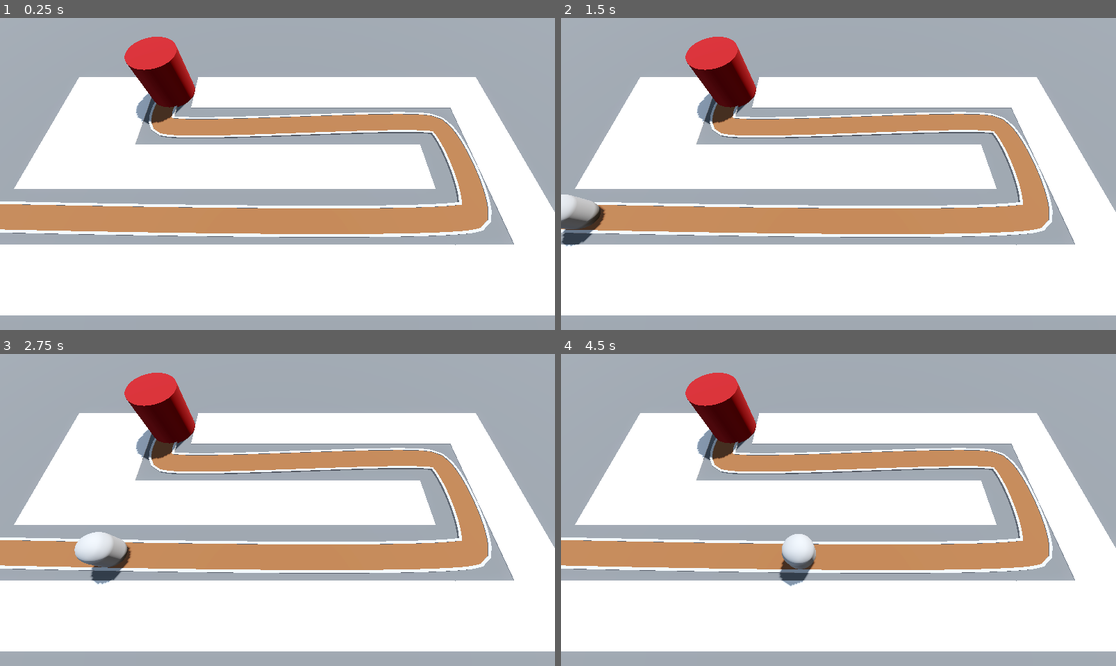
Above: before the commit, frames 1-4 (two rows, left to right).
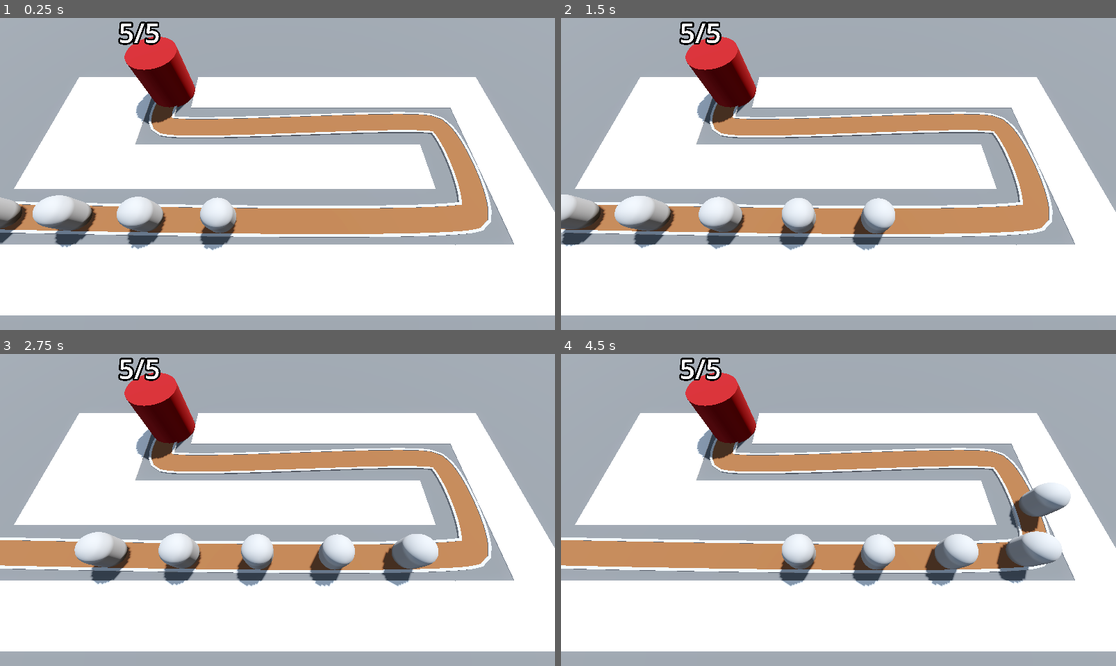
Above: after the commit, the same moments.

Repository: ellebell43/barbarian-blaster
Game: Godot game, scene res://scenes/base-level.tscn
The game is run twice, just before and just after one commit, with the same random seed, the same clock (stepped at 60 frames per second) and the same inputs.
Inputs:
- Up to frame 1 (0.25 s): no input
- Up to frame 2 (1.5 s): no input
- Up to frame 3 (2.75 s): no input
- Up to frame 4 (4.5 s): no input

The runs differ from the first frame. In frame 1, 3.9% of the frame differs, in the area x 0-43%, y 1-75%; in frame 2, 4.1%; in frame 3, 4.0%; in frame 4, 4.4%, in the area x 21-92%, y 1-75%.

Commit message:
stuff
meh

Diff:
--- a/scenes/base-level.tscn
+++ b/scenes/base-level.tscn
@@ -1,6 +1,7 @@
-[gd_scene load_steps=12 format=3 uid="uid://b3ubn7cgwsnof"]
+[gd_scene load_steps=13 format=3 uid="uid://b3ubn7cgwsnof"]
 
 [ext_resource type="MeshLibrary" uid="uid://d0hlcrofc28g0" path="res://mesh-libraries/space-library.tres" id="1_0oc5h"]
+[ext_resource type="PackedScene" uid="uid://de0et4xkjhia7" path="res://scenes/primary-camera/primary-camera.tscn" id="1_gwe6x"]
 [ext_resource type="PackedScene" uid="uid://u3qbr2m3i14a" path="res://scenes/enemy/enemy.tscn" id="2_3tsvm"]
 [ext_resource type="PackedScene" uid="uid://dccf4dj1wd02" path="res://scenes/base/base.tscn" id="3_l6ph3"]
 
@@ -50,7 +51,7 @@
 size = Vector3(100, 2, 100)
 material = SubResource("StandardMaterial3D_0oc5h")
 
-[node name="PrimaryCamera" type="Camera3D" parent="."]
+[node name="PrimaryCamera" parent="." instance=ExtResource("1_gwe6x")]
 transform = Transform3D(1, 0, 0, 0, 0.42261824, 0.9063078, 0, -0.9063078, 0.42261824, 0, 14.5, 9.5)
 
 [node name="GridMap" type="GridMap" parent="."]
@@ -112,5 +113,21 @@
 [node name="Enemy" parent="Path3D" instance=ExtResource("2_3tsvm")]
 transform = Transform3D(-0.026306586, 0, -0.9996482, 0, 1, 0, 0.9996482, 0, -0.026306586, -25, 0, 6)
 
+[node name="Enemy2" parent="Path3D" instance=ExtResource("2_3tsvm")]
+transform = Transform3D(-0.022358853, 0, -0.9997443, 0, 1, 0, 0.9997443, 0, -0.022358853, -20.001534, 0, 6.119528)
+progress = 5.0
+
+[node name="Enemy3" parent="Path3D" instance=ExtResource("2_3tsvm")]
+transform = Transform3D(-0.019539952, 0, -0.99980336, 0, 1, 0, 0.99980336, 0, -0.019539952, -14.9978485, 0, 6.224438)
+progress = 10.0
+
+[node name="Enemy4" parent="Path3D" instance=ExtResource("2_3tsvm")]
+transform = Transform3D(-0.016311945, 0, -0.99986124, 0, 1, 0, 0.99986124, 0, -0.016311945, -10.003347, 0, 6.314244)
+progress = 15.0
+
+[node name="Enemy5" parent="Path3D" instance=ExtResource("2_3tsvm")]
+transform = Transform3D(-0.0121682, 0, -0.99992025, 0, 1, 0, 0.99992025, 0, -0.0121682, -5.003858, 0, 6.3859606)
+progress = 20.0
+
 [node name="Base" parent="." instance=ExtResource("3_l6ph3")]
 transform = Transform3D(1, 0, 0, 0, 1, 0, 0, 0, 1, -10, 0, -6)
--- a/scenes/base/base.gd
+++ b/scenes/base/base.gd
@@ -2,5 +2,22 @@
 
 extends Node3D
 
+@export var max_health: int = 5
+@onready var health_label: Label3D = $HealthLabel
+
+var current_health: int:
+	set(new_health):
+		current_health = new_health
+		health_label.text = str(current_health) + "/" + str(max_health)
+		health_label.modulate = Color.RED.lerp(Color.WHITE, float(current_health) / float(max_health))
+		if (current_health <= 0):
+			get_tree().reload_current_scene()
+	get:
+		return current_health
+
+func _ready() -> void:
+	current_health = max_health
+
 func take_damage (damage: int) -> void:
+	current_health -= damage
 	print("base damaged by " + str(damage) + " point.")
--- a/scenes/base/base.tscn
+++ b/scenes/base/base.tscn
@@ -15,3 +15,10 @@
 height = 4.0
 sides = 32
 material = SubResource("StandardMaterial3D_e7pcx")
+
+[node name="HealthLabel" type="Label3D" parent="."]
+transform = Transform3D(1, 0, 0, 0, 1, 0, 0, 0, 1, 0, 5.5, 0)
+billboard = 1
+text = "5"
+font_size = 392
+outline_size = 100
--- a/scenes/enemy/enemy.gd
+++ b/scenes/enemy/enemy.gd
@@ -3,6 +3,7 @@
 extends PathFollow3D
 @export var speed: float = 5
 @export var damage: int = 1
+@export var delay: float = 0
 
 @onready var base: PlayerBase = get_tree().get_first_node_in_group("base")
 
--- /dev/null
+++ b/scenes/primary-camera/primary-camera.gd
@@ -0,0 +1,11 @@
+extends Camera3D
+
+
+# Called when the node enters the scene tree for the first time.
+func _ready() -> void:
+	pass # Replace with function body.
+
+
+# Called every frame. 'delta' is the elapsed time since the previous frame.
+func _process(delta: float) -> void:
+	pass
--- /dev/null
+++ b/scenes/primary-camera/primary-camera.tscn
@@ -0,0 +1,9 @@
+[gd_scene load_steps=2 format=3 uid="uid://de0et4xkjhia7"]
+
+[ext_resource type="Script" uid="uid://casv14kagvawb" path="res://scenes/primary-camera/primary-camera.gd" id="1_geoxh"]
+
+[node name="PrimaryCamera" type="Camera3D"]
+transform = Transform3D(1, 0, 0, 0, 0.42261824, 0.9063078, 0, -0.9063078, 0.42261824, 0, 0, 0)
+script = ExtResource("1_geoxh")
+
+[node name="RayCast3D" type="RayCast3D" parent="."]
Not shown, added: scenes/primary-camera/primary-camera.gd.uid
